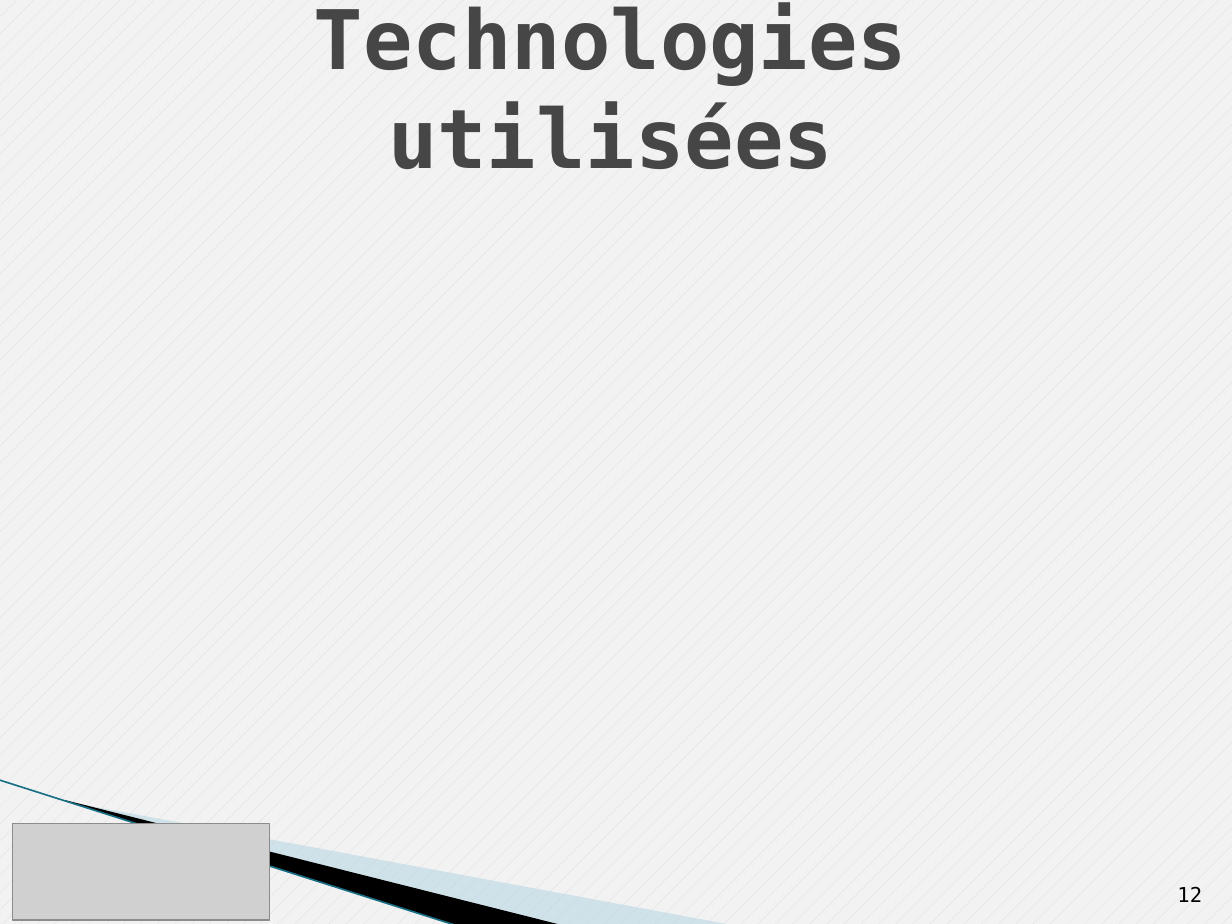
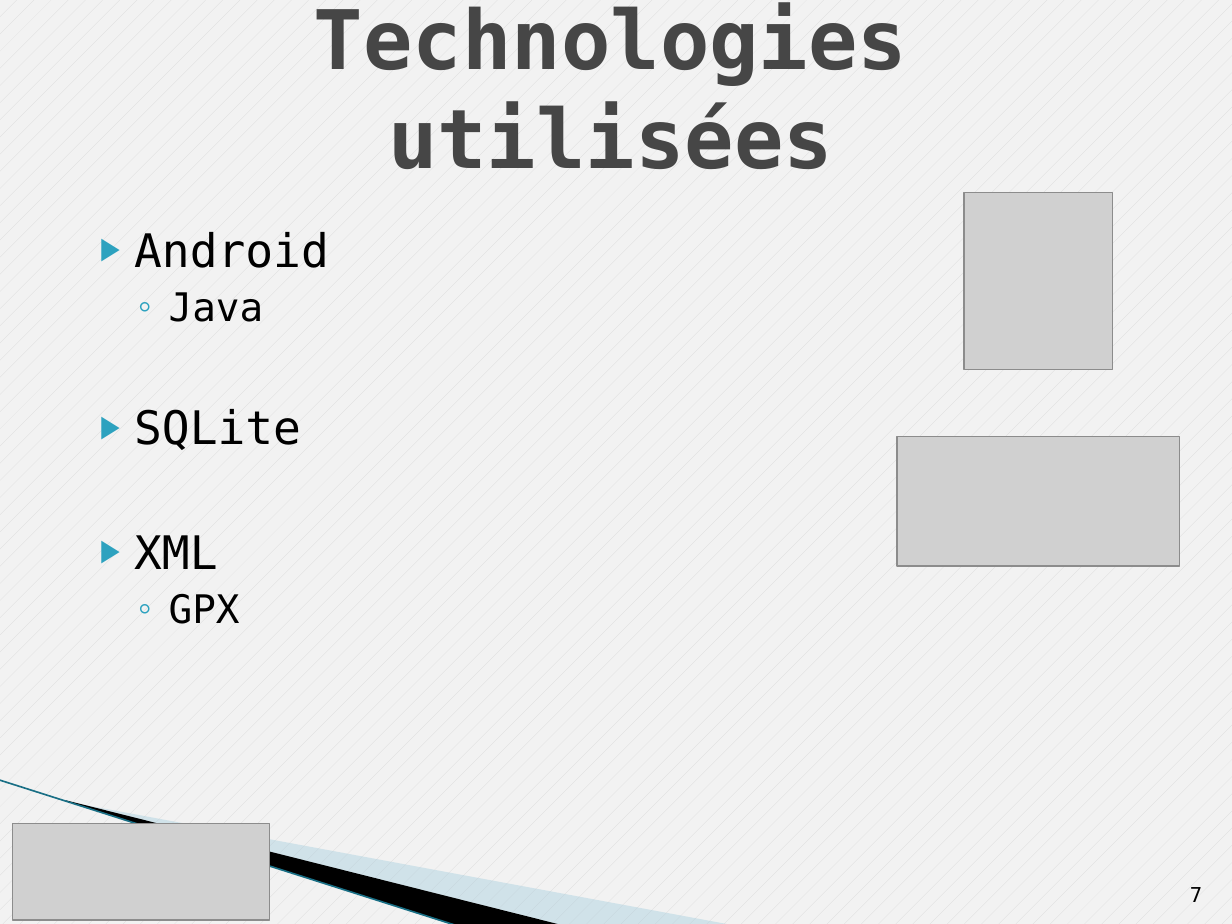
Before and after one commit to Tenacy/AndroidProject, a slide deck: slide 7 of Rapport/Presentation.pptx (slide 12 before the commit). Drawn at 1232x924 pixels with LibreOffice and Linux fonts; fonts in the diff are those of the drawing; grey boxes stand for pictures; background and template pictures are left out. Boxes give left, top, right and bottom in pixels: in the first picture for what was removed or moved away, otherwise in the second. Text is boxed around its words. In the diff, an @@ line names an element or a change of style, - is before the commit and + after.

```diff
--- a/Rapport/Presentation.pptx
+++ b/Rapport/Presentation.pptx
@@ picture added at (963, 192, 1112, 370) @@
@@ text added at (134, 232, 329, 624), 27 pt, text #000000 @@
+▶ Android
+  ◦ Java
+▶ SQLite
+▶ XML
+  ◦ GPX
@@ picture added at (897, 436, 1179, 565) @@
@@ page number at (1190, 887, 1202, 902): text changed @@
-12
+7
```
Also in this commit, not shown: 8 other slides changed, 19 slides added, 1 slide removed, 1 other file.
